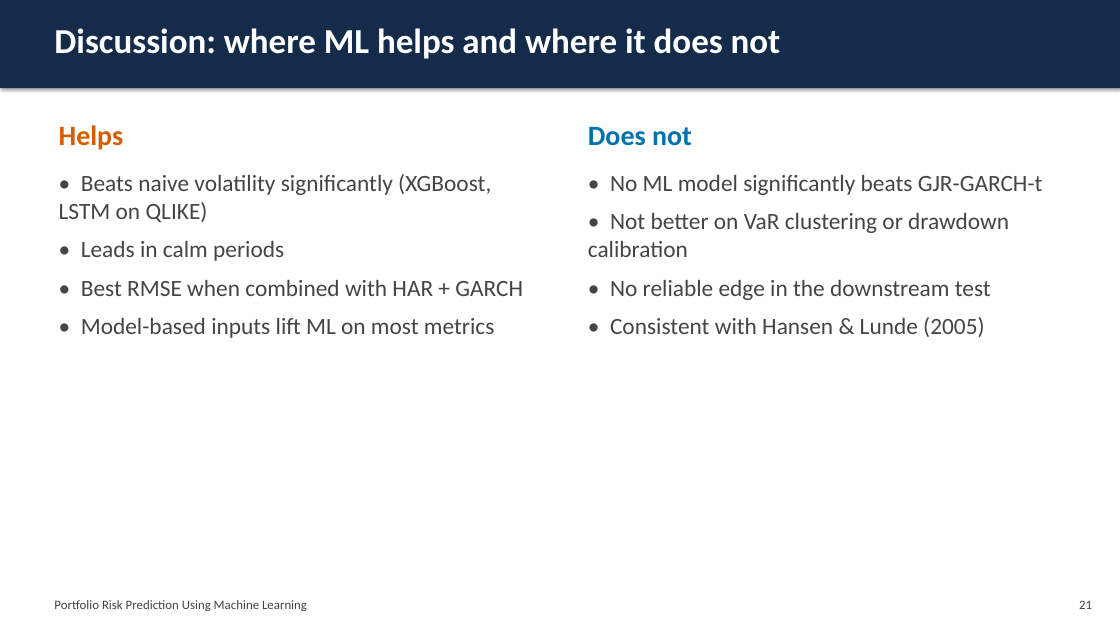
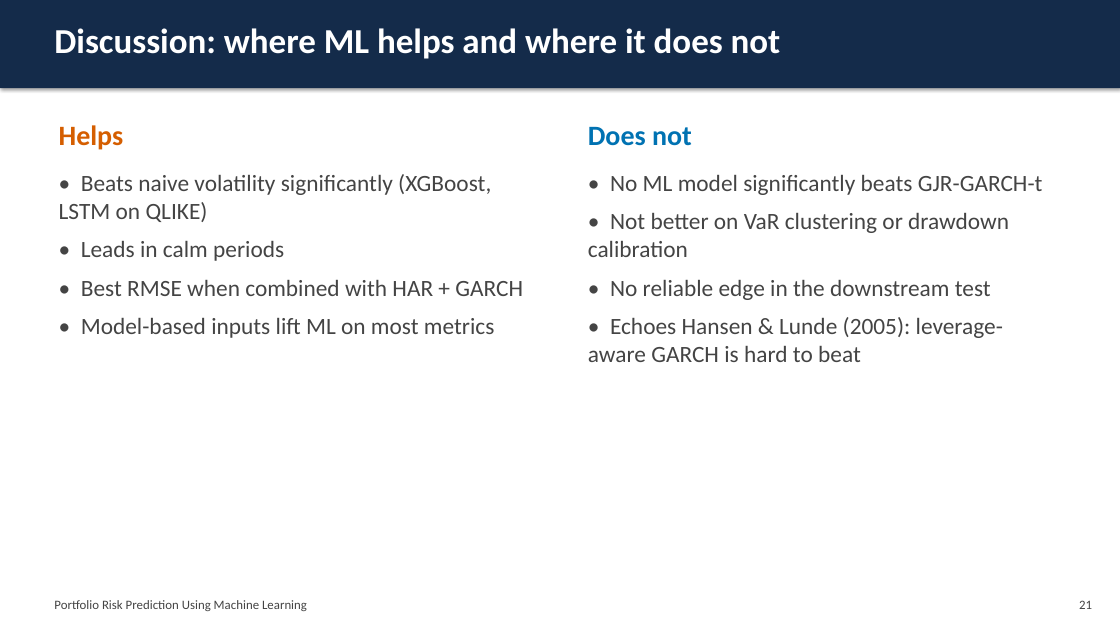
Before and after one commit to zaosh/minor, a slide deck: slide 21 of docs/deck/portfolio_risk_ml.pptx. Drawn at 1120x630 pixels with LibreOffice and Linux fonts; fonts in the diff are those of the drawing. Boxes give left, top, right and bottom in pixels: in the first picture for what was removed or moved away, otherwise in the second. Text is boxed around its words. In the diff, an @@ line names an element or a change of style, - is before the commit and + after.

```diff
--- a/docs/deck/portfolio_risk_ml.pptx
+++ b/docs/deck/portfolio_risk_ml.pptx
@@ text at <box>588,317,1003,362</box>: text changed @@
-• Consistent with Hansen & Lunde (2005)
+• Echoes Hansen & Lunde (2005): leverage-aware GARCH is hard to beat
```
Also in this commit, not shown: 1 other slide changed, 9 other files.
